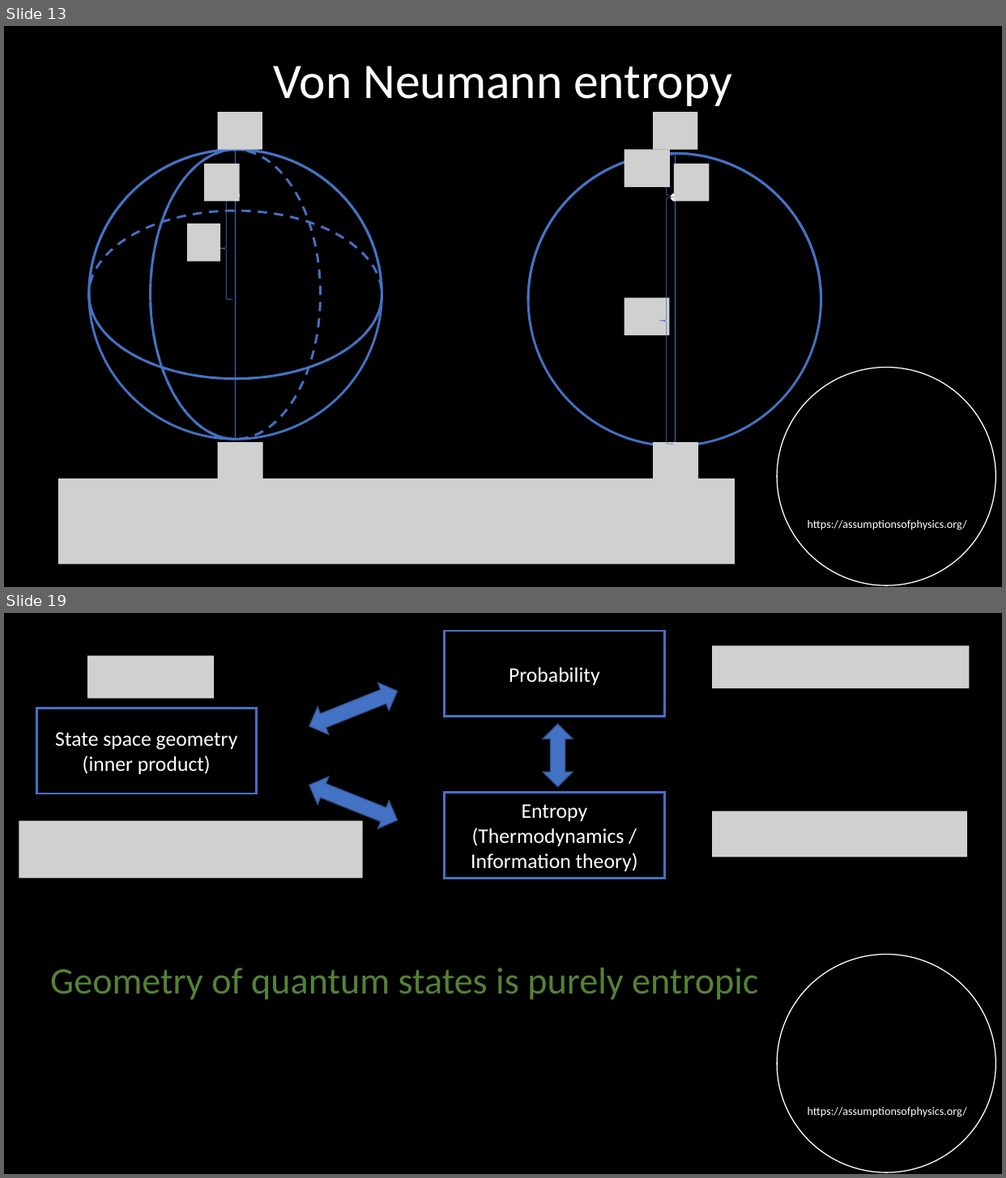
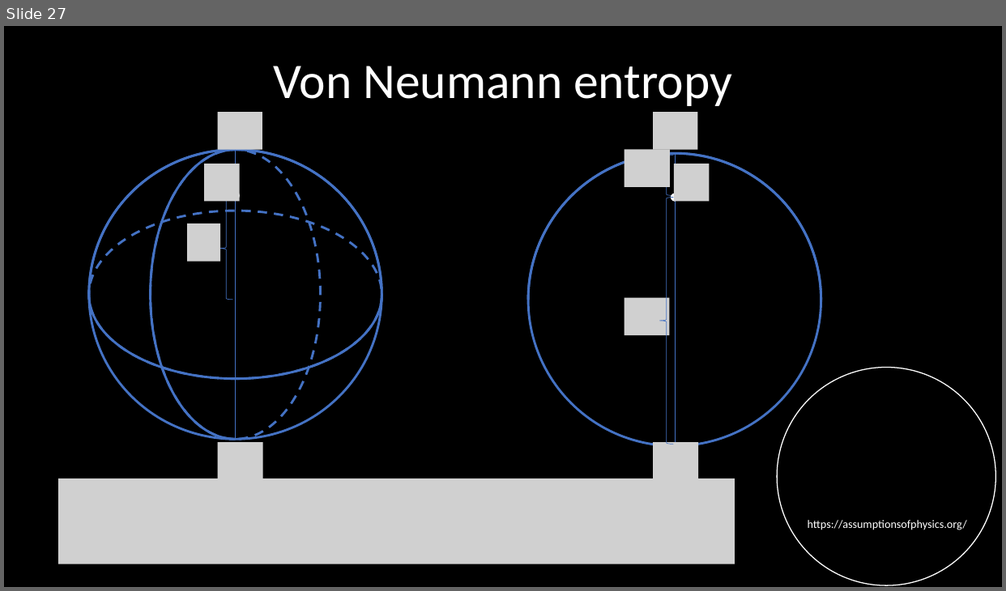
Before and after one commit to assumptionsofphysics/slides, a slide deck: 2026/20260701-BornIsEntropy.pptx. Shown one above the other, each under a label of ours: slides 13 and 19 before the commit, slide 27 after it; the slides between them are not shown. The pictures are 1006x1178 and 1006x591 pixels, drawn with LibreOffice and Linux fonts; fonts in the diff are those of the drawing; grey boxes stand for pictures; background and template pictures are left out. Boxes give left, top, right and bottom in pixels: in the first picture for what was removed or moved away, otherwise in the second. Text is boxed around its words. In the diff, an @@ line names an element or a change of style, - is before the commit and + after.

Commit message:
Updating slides for Born-entropy relationship

```diff
--- a/2026/20260701-BornIsEntropy.pptx
+++ b/2026/20260701-BornIsEntropy.pptx
@@ slide 19 removed at <box>4,613,1002,1174</box>, background #000000; not listed: 2 template elements that a slide beside it also shows @@
@@ rectangle removed at <box>444,631,664,717</box> @@
-Probability
@@ picture removed at <box>88,656,215,698</box> @@
@@ picture removed at <box>712,646,969,688</box> @@
@@ left right arrow removed at <box>304,677,403,740</box> @@
@@ rectangle removed at <box>36,708,256,794</box> @@
-State space geometry (inner product)
@@ left right arrow removed at <box>543,724,573,786</box> @@
@@ left right arrow removed at <box>304,772,403,835</box> @@
@@ rectangle removed at <box>444,793,664,878</box> @@
-Entropy
-(Thermodynamics / Information theory)
@@ picture removed at <box>19,821,363,879</box> @@
@@ picture removed at <box>712,811,967,857</box> @@
@@ text removed at <box>50,968,758,1000</box> @@
-Geometry of quantum states is purely entropic
@@ what was slide 13 is now slide 27 @@
```
Also in this commit, not shown: 3 slides changed, 15 slides added, 9 other slides removed.
